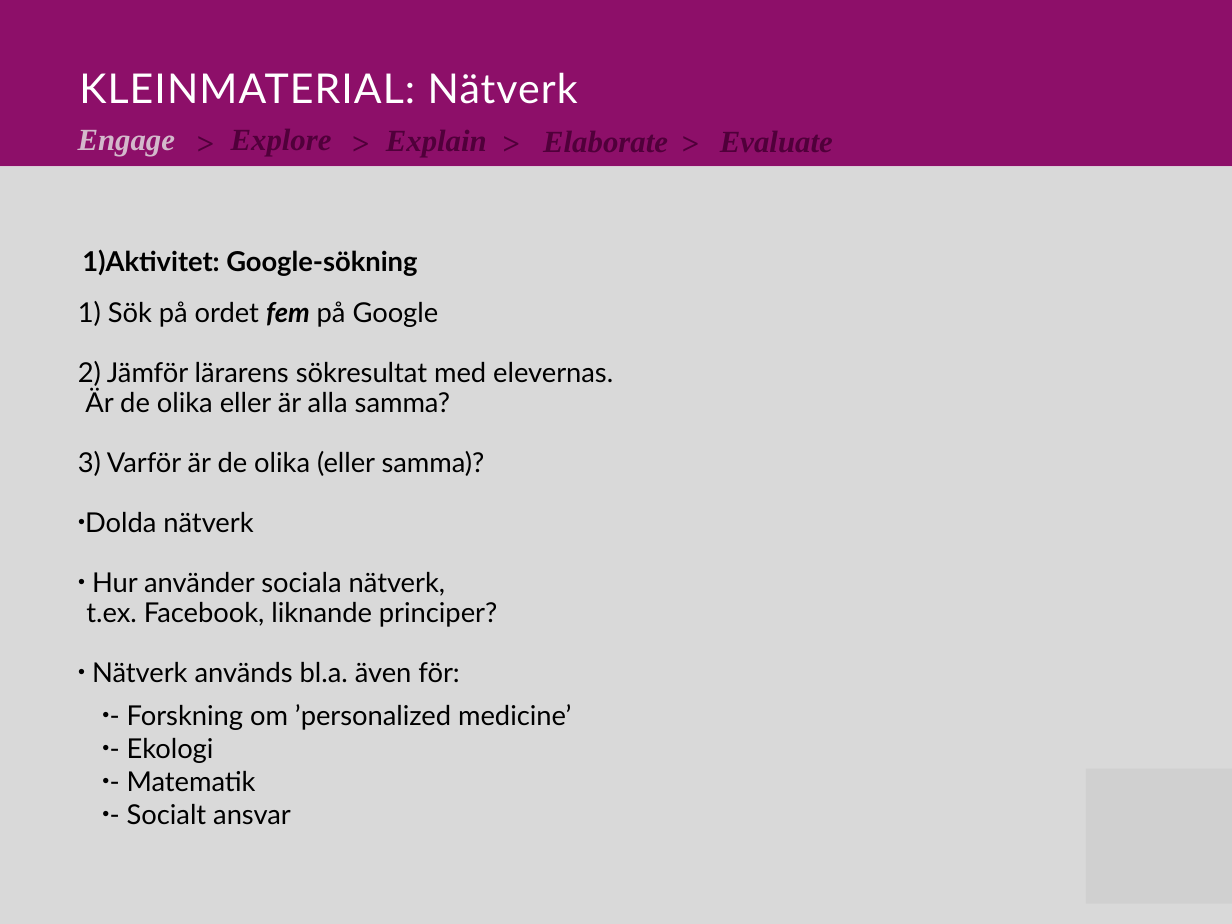
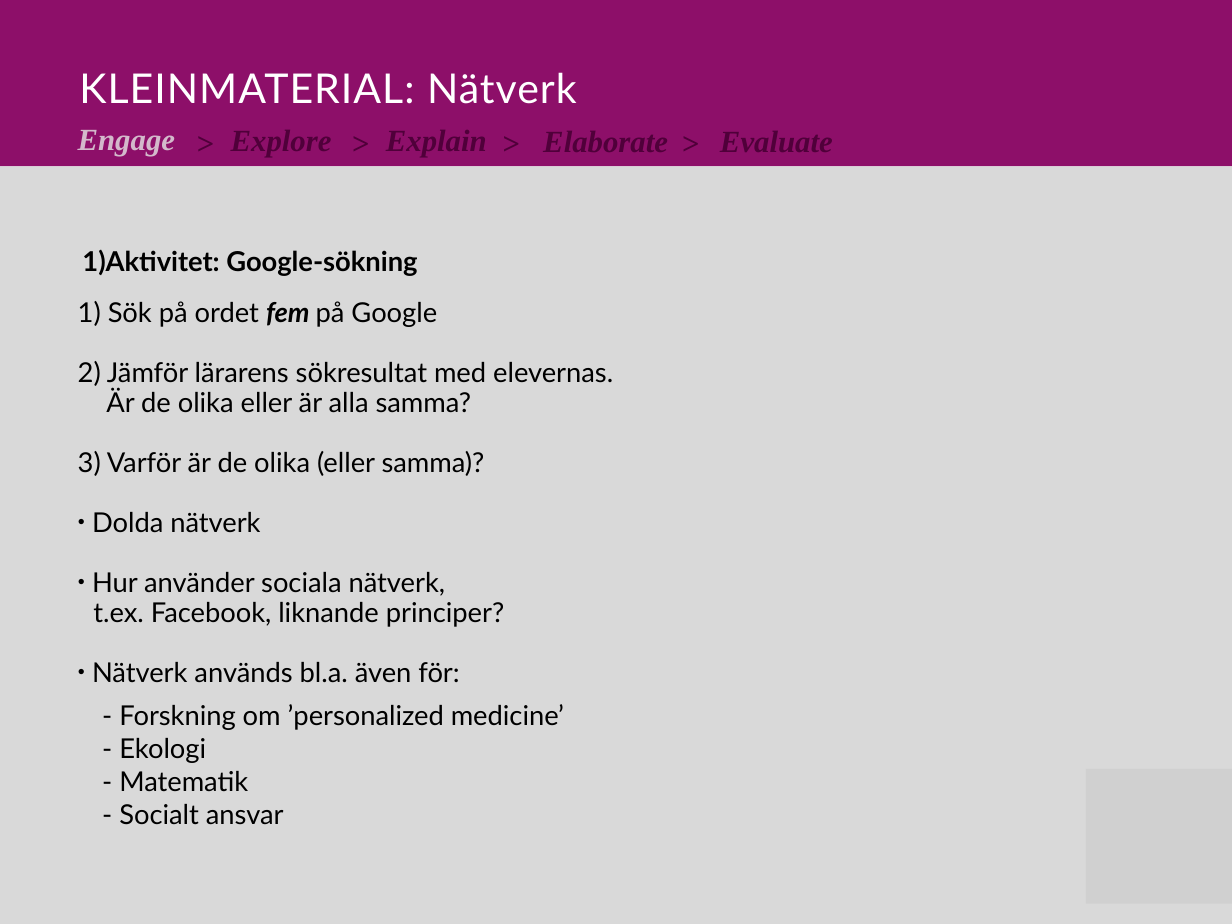
Before and after one commit to Niwsters/teaching-materials-thesis, a slide deck: slide 3 of revisions/2017-nätverk/material_nätverk_revision.pptx. Drawn at 1232x924 pixels with LibreOffice and Linux fonts; fonts in the diff are those of the drawing; grey boxes stand for pictures. Boxes give left, top, right and bottom in pixels: in the first picture for what was removed or moved away, otherwise in the second. Text is boxed around its words. In the diff, an @@ line names an element or a change of style, - is before the commit and + after.

Commit message:
additional changes to "nätverk"

```diff
--- a/revisions/2017-nätverk/material_nätverk_revision.pptx
+++ b/revisions/2017-nätverk/material_nätverk_revision.pptx
@@ text "Sök på ordet fem på ..." at [92,301,613,683]: indent changed @@
@@ text "- Forskning om ’personalized medicine’" at [119,704,564,825]: bullet ● to none @@
```
Also in this commit, not shown: 8 other slides changed, 1 other file.
